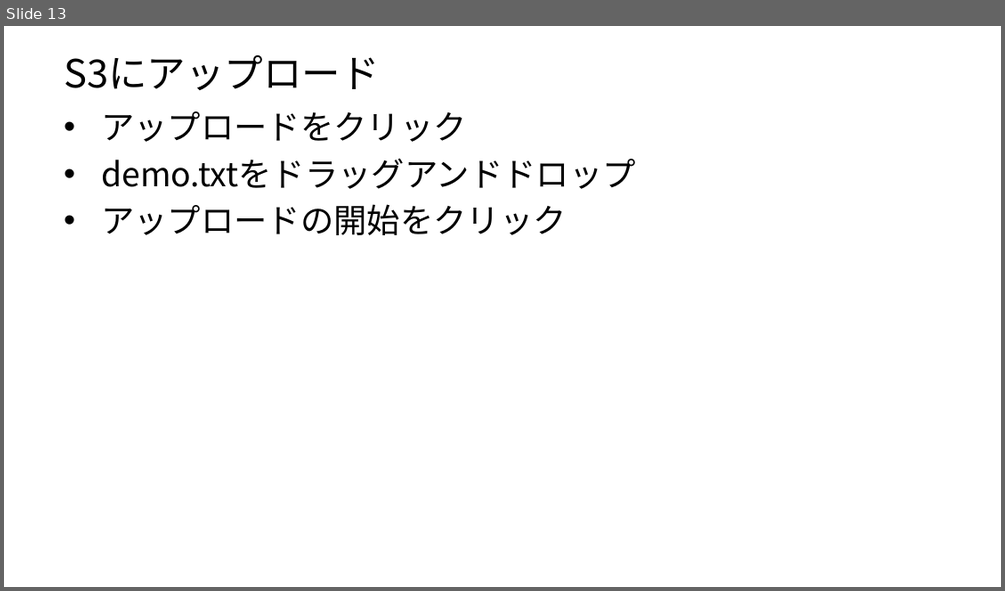
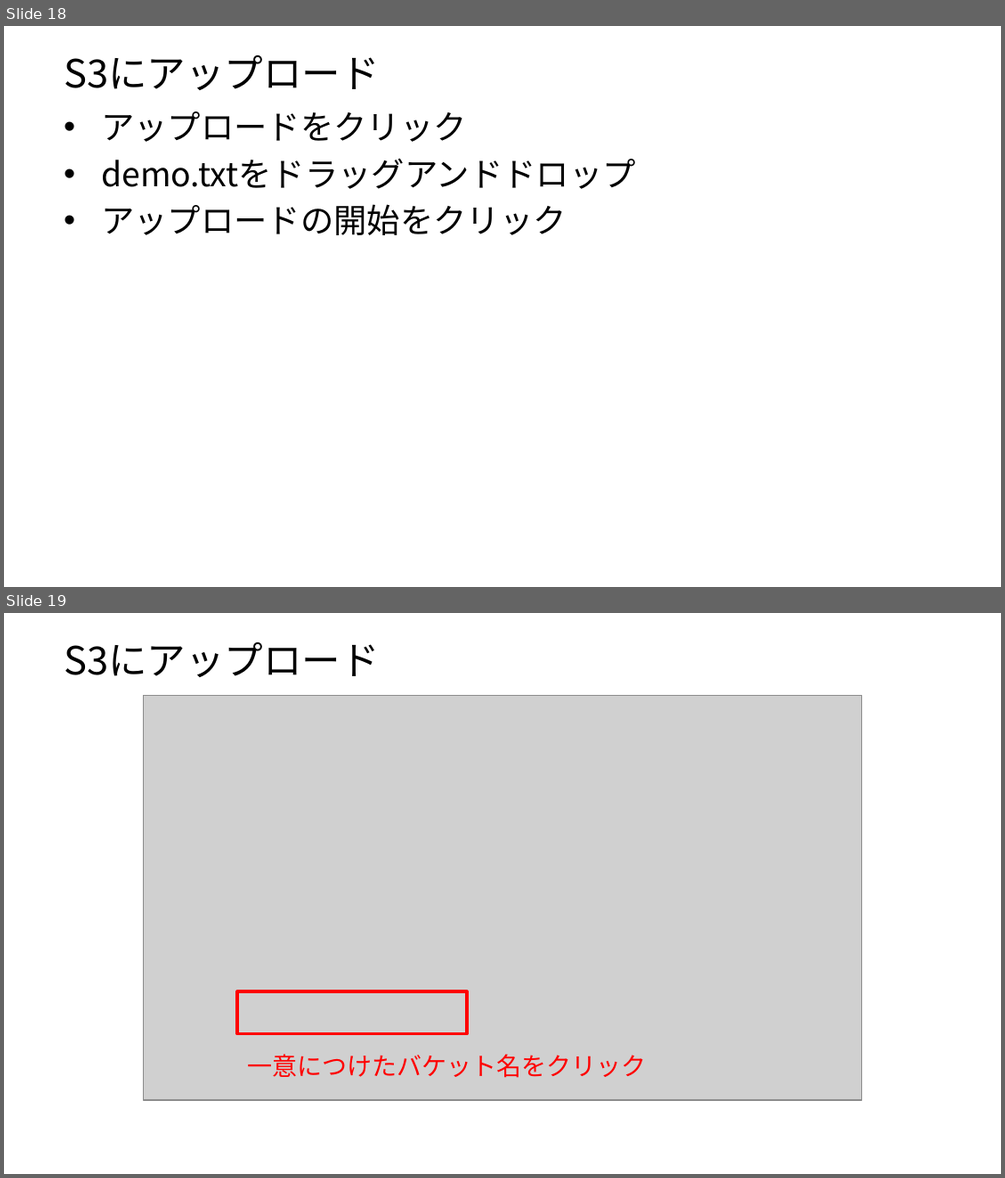
Before and after one commit to jaws-ug-tohoku/hands-on_mobileapp, a slide deck: Lambda/Lambda編.pptx. Shown one above the other, each under a label of ours: slide 13 before the commit, slides 18 and 19 after it. The pictures are 1005x591 and 1005x1178 pixels, drawn with LibreOffice and Linux fonts; fonts in the diff are those of the drawing; grey boxes stand for pictures. Boxes give left, top, right and bottom in pixels: in the first picture for what was removed or moved away, otherwise in the second. Text is boxed around its words. In the diff, an @@ line names an element or a change of style, - is before the commit and + after.

```diff
--- a/Lambda/Lambda編.pptx
+++ b/Lambda/Lambda編.pptx
@@ slide 19 added at <box>4,613,1001,1174</box>, background #FFFFFF @@
@@ title added at <box>64,642,380,677</box>, 28 pt, text #000000 @@
+S3にアップロード
@@ picture added at <box>144,696,862,1101</box> @@
@@ rectangle added at <box>237,992,467,1034</box>, outline #FF0000 2.25 pt @@
@@ text added at <box>247,1054,646,1078</box>, 18 pt, text #FF0000 @@
+一意につけたバケット名をクリック
@@ what was slide 13 is now slide 18 @@
```
Also in this commit, not shown: 2 slides changed, 11 other slides added, 5 slides removed.
